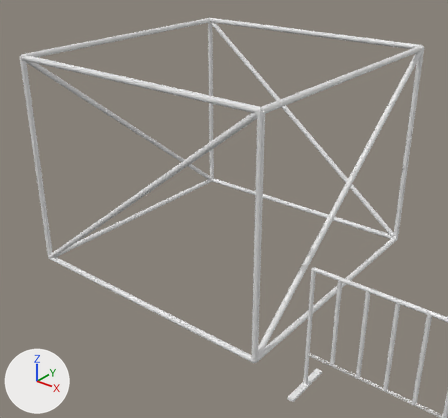
Two versions of the Blender file Structures_asset.blend, one commit apart.
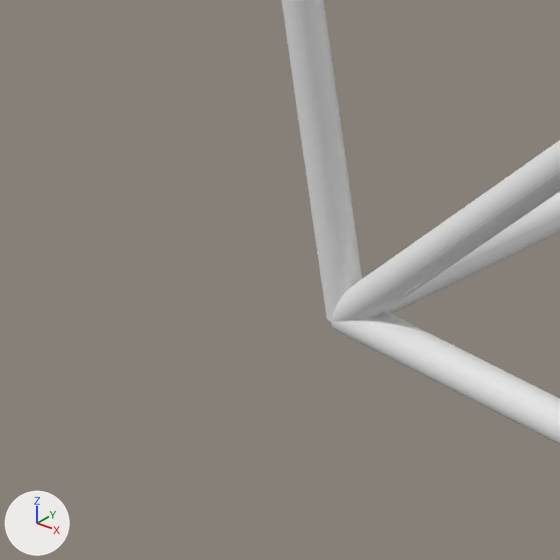
Old and new are each drawn from a 50 mm lens placed at (4.753, -3.147, 3.165), pointed at (1.367, 1.085, 0.541) and again close up on the part from 1% to 17% of the width and 52% to 69% of the height. Arrows for +X, +Y and +Z are at lower left; the lights stay in place.

Script lines for the objects in view, before the commit:
```python
me_cylinder_003 = bpy.data.meshes.new('Cylinder.003')
me_cylinder_003.from_pydata(...)  # 1024 vertices, 544 faces; spans x -0.03..2.57, y -0.03..2.57, z -0.03..2.03
ob_layhermodule_257cm = bpy.data.objects.new('LayherModule-257cm', me_cylinder_003)
ob_layhermodule_257cm.location = (0.0, 0.0, 0.0)
```
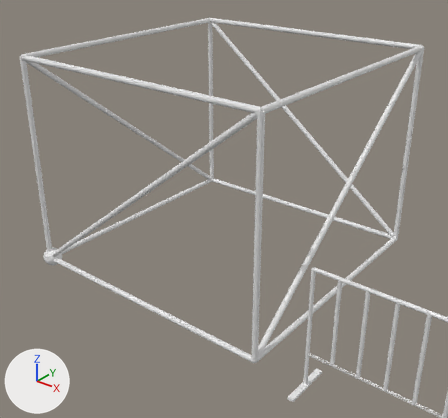
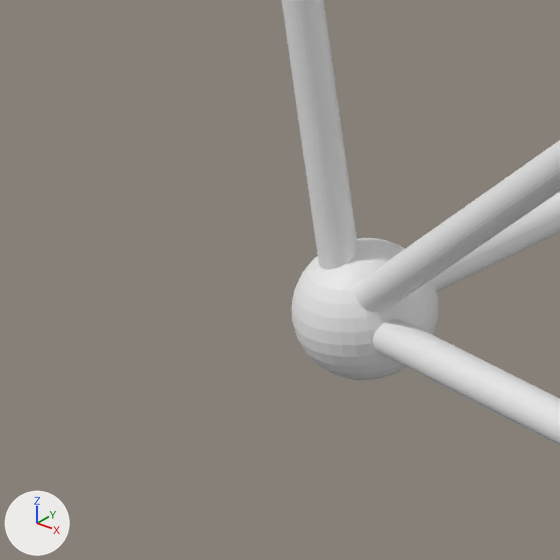
Where the change shows, as pixel boxes (x1, y1, x2, y2) in the close-ups (560 x 560 px):
part 1 of me_cylinder_003, added
    after: (292, 238, 438, 380)

Diff of the bpy script that builds the scene:
```diff
--- a/Structures_asset.blend.py
+++ b/Structures_asset.blend.py
@@ me_cylinder_003 @@
 me_cylinder_003.from_pydata(...)  # 1024 vertices, 544 faces; spans x -0.03..2.57, y -0.03..2.57, z -0.03..2.03
 # used by ob_layhermodule_257cm; location = (0.0, 0.0, 0.0)
+# me_cylinder_003 part 1: a new loose piece, a UV sphere (32 segments, 16 rings, poles along z) spanning x -0.08..0.1, y -0.07..0.11, z -0.09..0.09
```
